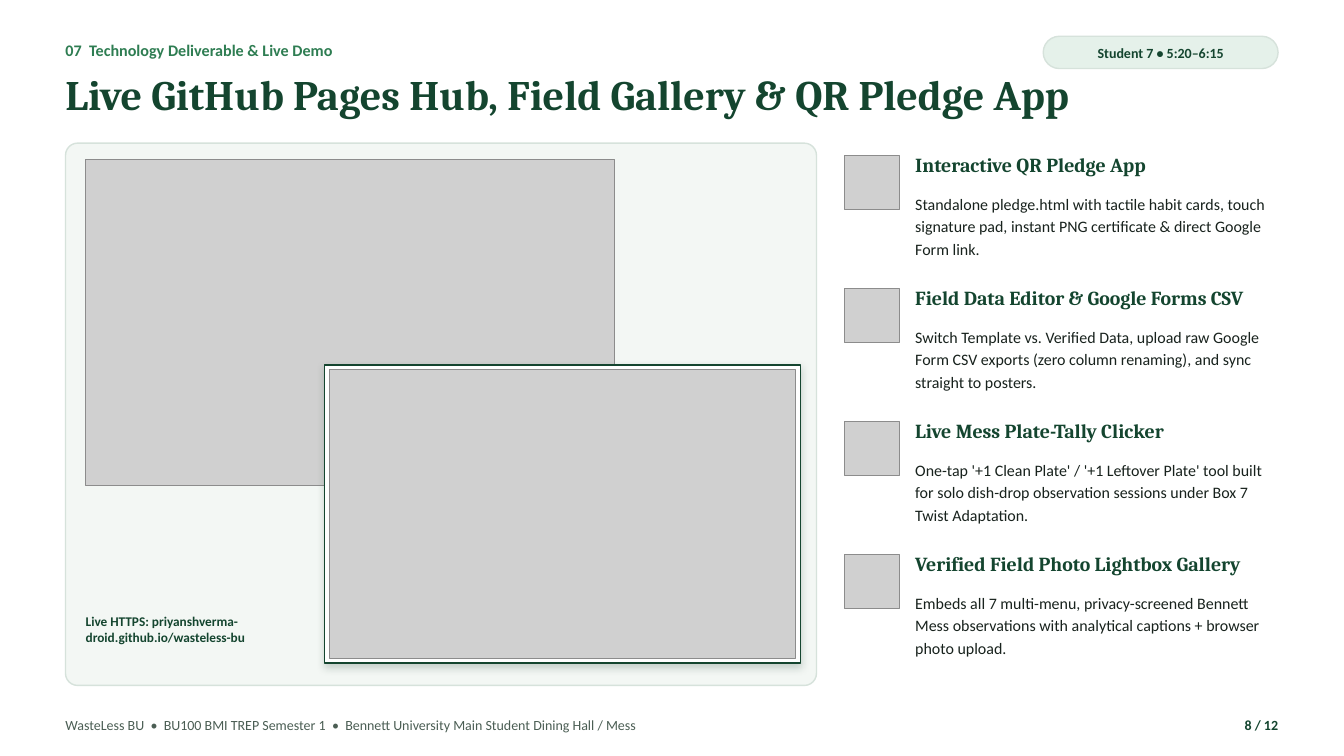
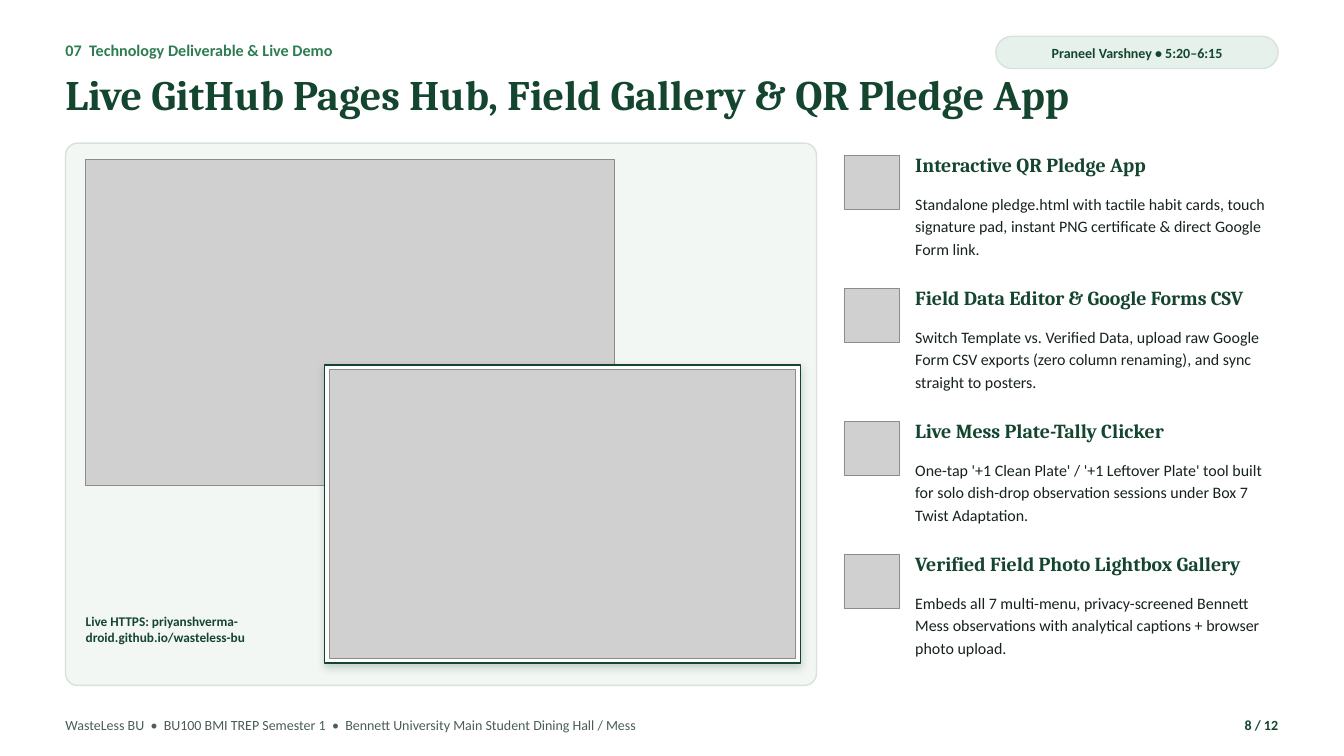
Before and after one commit to PRIYANSHVERMA-droid/wasteless-bu, a slide deck: slide 8 of WasteLess_BU_Pitch_Deck.pptx. Drawn at 1344x756 pixels with LibreOffice and Linux fonts; fonts in the diff are those of the drawing; grey boxes stand for pictures. Boxes give left, top, right and bottom in pixels: in the first picture for what was removed or moved away, otherwise in the second. Text is boxed around its words. In the diff, an @@ line names an element or a change of style, - is before the commit and + after.

```diff
--- a/WasteLess_BU_Pitch_Deck.pptx
+++ b/WasteLess_BU_Pitch_Deck.pptx
@@ rounded rectangle: place and size @@
-rounded rectangle at bbox=[1044, 36, 1278, 69]
+rounded rectangle at bbox=[996, 36, 1278, 69]
@@ text at bbox=[1052, 48, 1222, 61]: text changed @@
-Student 7 • 5:20–6:15
+Praneel Varshney • 5:20–6:15
```
Also in this commit, not shown: 11 other slides changed, 4 other files.
